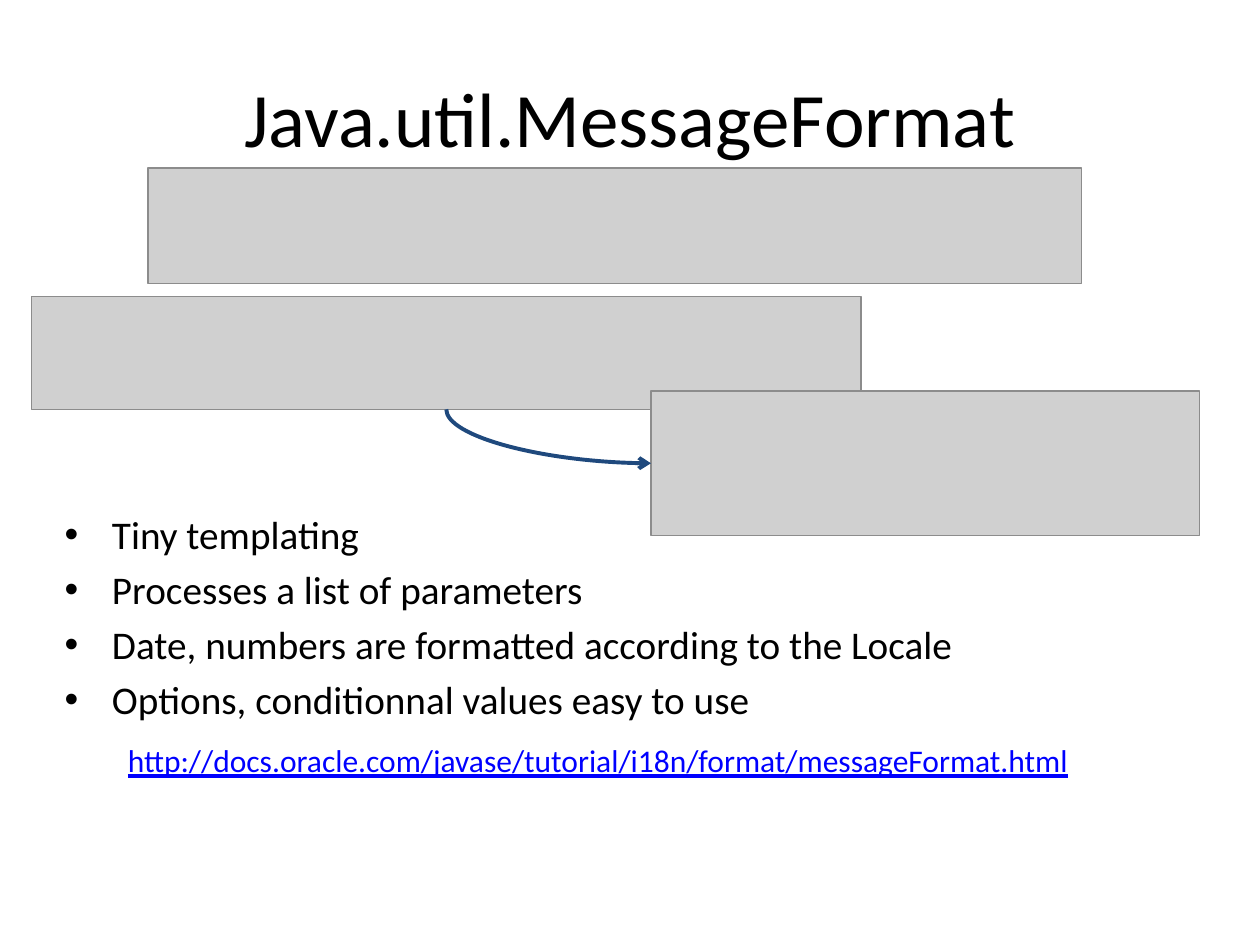
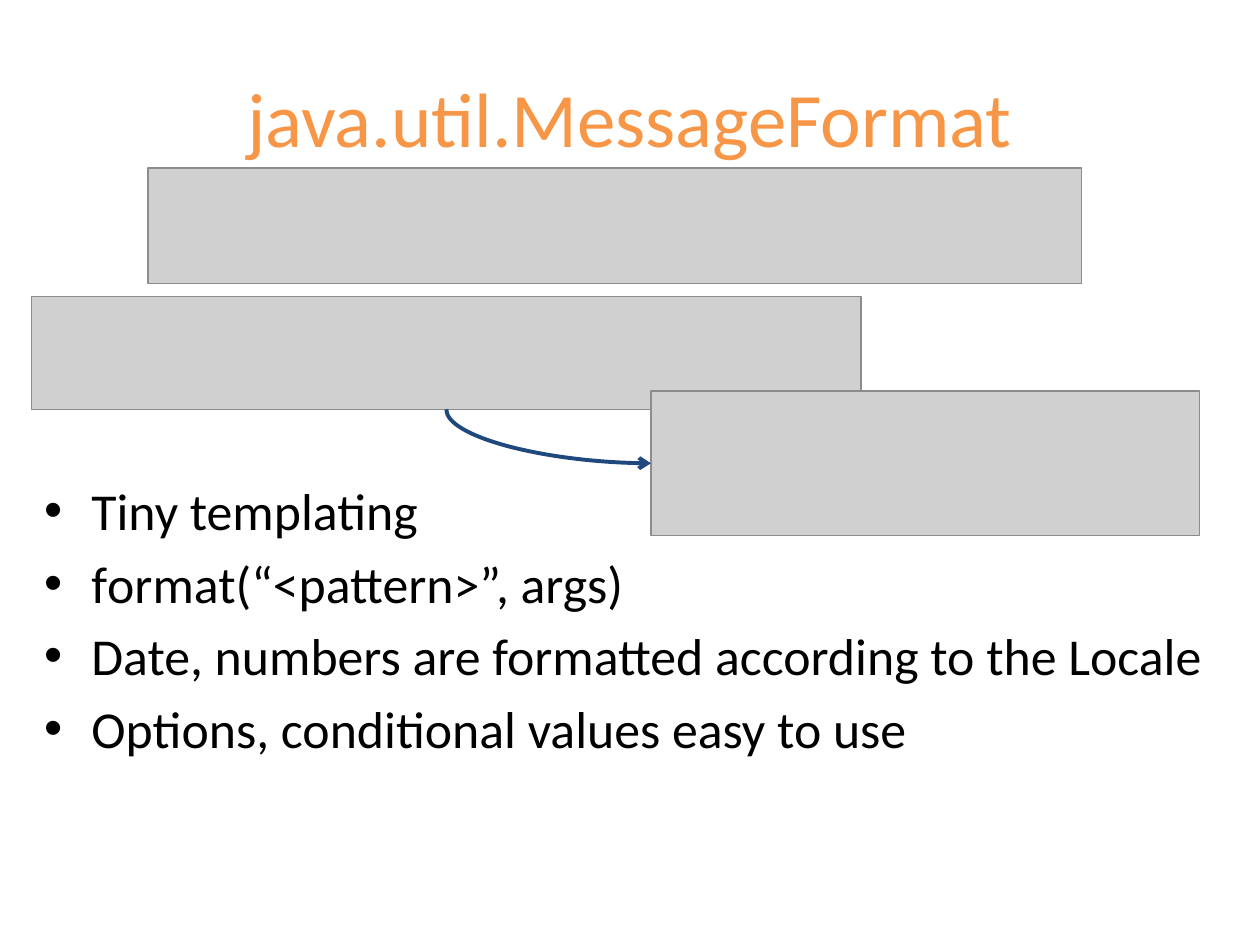
Before and after one commit to dbaeli/ez18n, a slide deck: slide 11 of ez18n-slides/javaone-2012/ez18n_javaone2012.pptx (slide 10 before the commit). Drawn at 1260x945 pixels with LibreOffice and Linux fonts; fonts in the diff are those of the drawing; grey boxes stand for pictures; background and template pictures are left out. Boxes give left, top, right and bottom in pixels: in the first picture for what was removed or moved away, otherwise in the second. Text is boxed around its words. In the diff, an @@ line names an element or a change of style, - is before the commit and + after.

```diff
--- a/ez18n-slides/javaone-2012/ez18n_javaone2012.pptx
+++ b/ez18n-slides/javaone-2012/ez18n_javaone2012.pptx
@@ title at box(247, 93, 1011, 160): text changed; text colour #000000 to #F79646 @@
-Java.util.MessageFormat
+java.util.MessageFormat
@@ text "Tiny templating": place and size @@
-text "Tiny templating" at box(112, 521, 952, 721)
+text "Tiny templating" at box(91, 494, 1201, 757)
@@ text at box(91, 494, 1201, 684): size 22.4 to 29.6 pt in "Tiny templating", "Date, numbers are formatted according to the ..."; more space between paragraphs @@
@@ text at box(91, 565, 623, 612): text changed; size 22.4 to 29.6 pt @@
-• Processes a list of parameters
+• format(“<pattern>”, args)
@@ text at box(91, 712, 906, 757): text changed; size 22.4 to 29.6 pt @@
-• Options, conditionnal values easy to use
+• Options, conditional values easy to use
@@ text removed at box(128, 750, 1068, 778) @@
-http://docs.oracle.com/javase/tutorial/i18n/format/messageFormat.html
```
Also in this commit, not shown: 15 other slides changed, 5 slides added, 2 other files.
